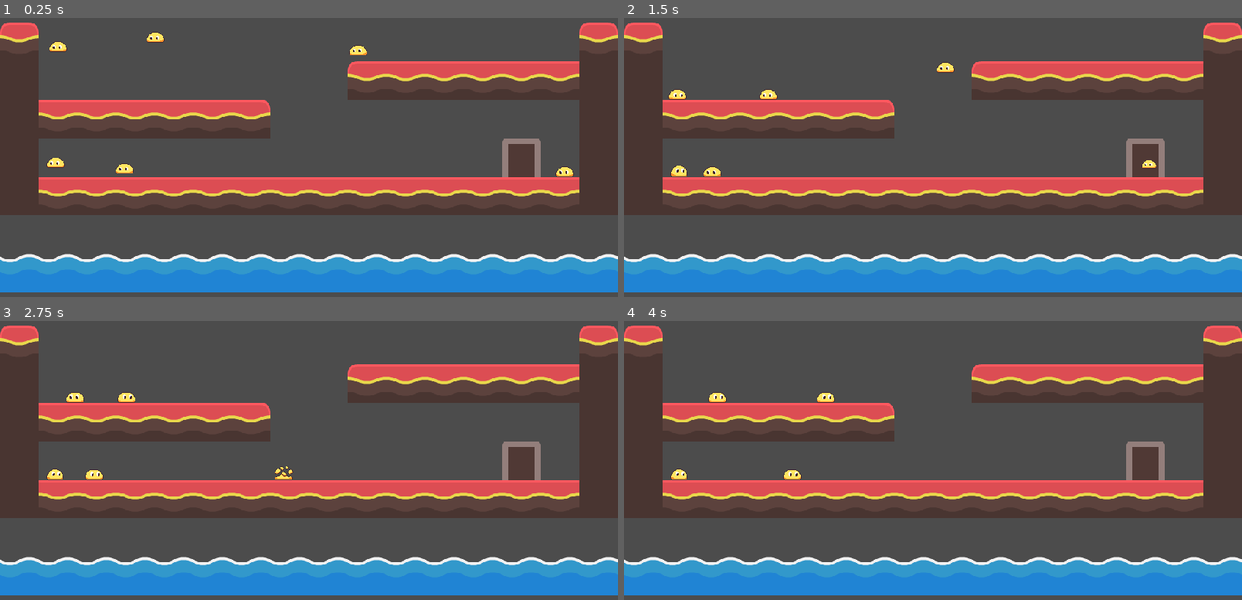
Above: before the commit, frames 1-4 (two rows, left to right).
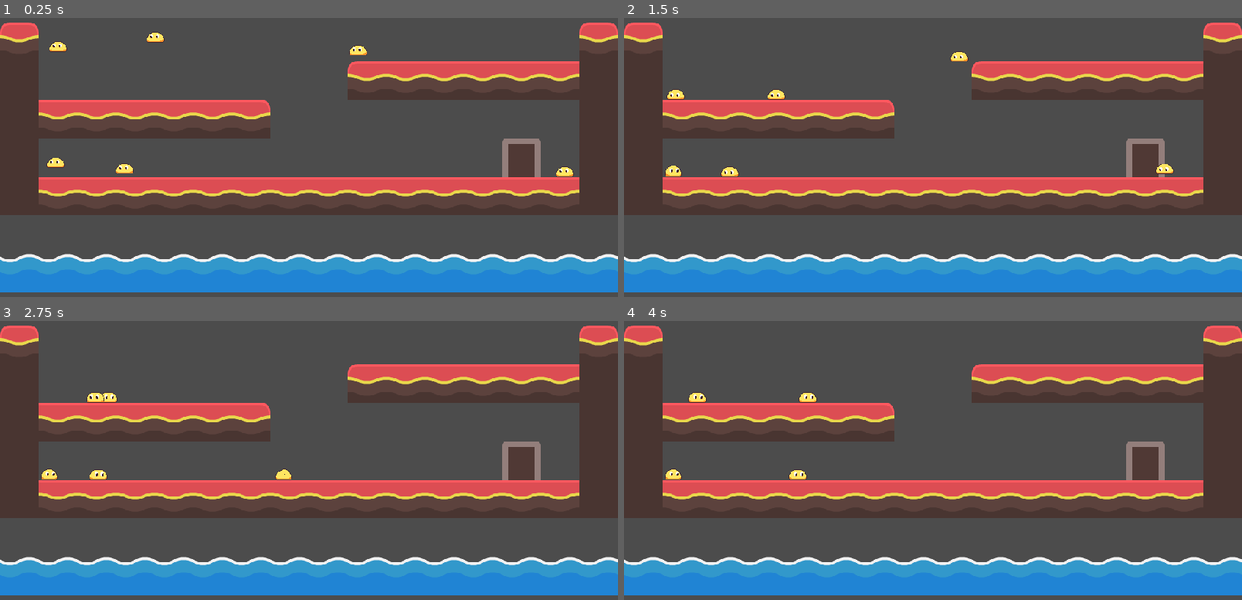
Above: after the commit, the same moments.

Repository: MitchMakesThings/Godot-Things
Game: Godot game, scene res://TEMP/TestTileMap.tscn
The game is run twice, just before and just after one commit, with the same random seed, the same clock (stepped at 60 frames per second) and the same inputs.
Inputs (mouse positions are in pixels of both pictures, inside the frame that each line leads up to):
- Up to frame 1 (0.25 s): no input
- Up to frame 2 (1.5 s): move the mouse to (679, 65) at 0.52 s; tap Space (ui_select) at 0.6, 0.77, 1.07, 1.35 s; click (679, 65) at 0.67 s; move the mouse to (673, 171) at 1.27 s; click (673, 171) at 1.42 s
- Up to frame 3 (2.75 s): tap Space (ui_select) at 1.52, 1.82, 2.1 s; move the mouse to (519, 468) at 2.02 s; click (519, 468) at 2.17 s
- Up to frame 4 (4 s): move the mouse to (716, 474) at 2.77 s; tap Space (ui_select) at 2.85, 3.02, 3.32, 3.6, 3.77 s; click (716, 474) at 2.92 s; move the mouse to (685, 396) at 3.52 s; click (685, 396) at 3.67 s

The runs differ from the first frame. In frame 1, less than 0.1% of the frame differs, in the area x 8-92%, y 5-57%; in frame 2, 0.7%, in the area x 6-89%, y 11-57%; in frame 3, 0.6%; in frame 4, 0.6%.

Commit message:
Adding start_game method to GameManager. This is called from the GameManager checking for space bar being pressed. Changed slime default behaviour to a new idle state. This just stands in place and plays the idle animation. They'll transition to their next state once the game is started. Moved tileset, because it's no longer temp. It works how I want :) Added intro level, which will show why you need to micromanage dumb little slimes! Sets me up to start thinking about levels and tutorials. UI stuff might be next.

Diff:
--- a/Game/GameManager.gd
+++ b/Game/GameManager.gd
@@ -2,9 +2,13 @@
 
 var _units := []
 var _score := 0
+var _total_units := 0 # Total number of units that were added to the scene
+
+var _is_game_running := false
 
 func add_unit(unit) -> void:
 	_units.append(unit)
+	_total_units += 1
 
 func remove_unit(unit) -> void:
 	var index = _units.find(unit)
@@ -20,7 +24,24 @@
 func get_score() -> int:
 	return _score
 
+# This needs to be called to start the game!
+# Any initialisation stuff can start here
+# Then we'll ask each unit to proceed to their next state
+func start_game() -> void:
+	for unit in _units:
+		var slime = unit as Slime
+		assert(slime)
+		slime.get_state_machine().next_state()
+	_is_game_running = true
+
+# TODO move this somewhere sensible!
+func _process(_delta):
+	if !_is_game_running and Input.is_action_just_pressed("ui_select"):
+		start_game()
+
 func _physics_process(_delta):
 	# TODO move somewhere better than physics process!
 	if count_units() <= 0:
+		_is_game_running = false
 		print("Game over! Score: ", _score)
+		# TODO emit signal etc
--- /dev/null
+++ b/Game/Levels/1. Intro.tscn
@@ -0,0 +1,16 @@
+[gd_scene load_steps=4 format=2]
+
+[ext_resource path="res://Levels/TestTileMap.tres" type="TileSet" id=1]
+[ext_resource path="res://Props/Door.tscn" type="PackedScene" id=2]
+[ext_resource path="res://Workers/Slime.tscn" type="PackedScene" id=3]
+
+[node name="TileMap" type="TileMap"]
+tile_set = ExtResource( 1 )
+format = 1
+tile_data = PoolIntArray( 393219, 0, 4, 393225, 0, 4, 458755, 0, 0, 458756, 0, 2, 458757, 0, 2, 458758, 0, 2, 458759, 0, 2, 458760, 0, 2, 458761, 0, 0 )
+
+[node name="Door" parent="." instance=ExtResource( 2 )]
+position = Vector2( 544, 448 )
+
+[node name="Slime" parent="." instance=ExtResource( 3 )]
+position = Vector2( 408, 448 )
--- /dev/null
+++ b/Game/StateMachines/IdleState.gd
@@ -0,0 +1,7 @@
+extends State
+class_name IdleState
+
+func enter(_extra_params := []) -> void:
+	.enter(_extra_params)
+	assert(_slime)
+	_slime.get_animated_sprite().play("idle")
--- a/Game/StateMachines/StateMachine.gd
+++ b/Game/StateMachines/StateMachine.gd
@@ -37,6 +37,11 @@
 	_current_state = newState
 	_current_state.enter(extra_params)
 
+func next_state() -> void:
+	var nextChildIndex = _current_state.get_index() + 1
+	assert(get_children().size() >= nextChildIndex)
+	set_state(get_child(nextChildIndex).name)
+
 func process(delta : float) -> void:
 	assert(_current_state)
 	if _current_state.IsReady:
--- a/Game/TEMP/TestTileMap.tscn
+++ b/Game/TEMP/TestTileMap.tscn
@@ -1,6 +1,6 @@
 [gd_scene load_steps=5 format=2]
 
-[ext_resource path="res://TEMP/TestTileMap.tres" type="TileSet" id=1]
+[ext_resource path="res://Levels/TestTileMap.tres" type="TileSet" id=1]
 [ext_resource path="res://Workers/Slime.tscn" type="PackedScene" id=2]
 [ext_resource path="res://TEMP/TestTileMap.gd" type="Script" id=3]
 [ext_resource path="res://Props/Door.tscn" type="PackedScene" id=4]
--- a/Game/Workers/Slime.tscn
+++ b/Game/Workers/Slime.tscn
@@ -7,6 +7,7 @@
 [ext_resource path="res://StateMachines/DefaultState.gd" type="Script" id=5]
 [ext_resource path="res://StateMachines/DeathState.gd" type="Script" id=6]
 [ext_resource path="res://StateMachines/EscapeState.gd" type="Script" id=7]
+[ext_resource path="res://StateMachines/IdleState.gd" type="Script" id=8]
 
 [sub_resource type="RectangleShape2D" id=1]
 extents = Vector2( 13.8956, 10 )
@@ -28,6 +29,9 @@
 
 [node name="StateMachine" parent="." instance=ExtResource( 3 )]
 
+[node name="Idle" type="Node" parent="StateMachine"]
+script = ExtResource( 8 )
+
 [node name="Default" type="Node" parent="StateMachine"]
 script = ExtResource( 5 )
 
--- a/Game/project.godot
+++ b/Game/project.godot
@@ -29,6 +29,11 @@
 "language": "GDScript",
 "path": "res://StateMachines/EscapeState.gd"
 }, {
+"base": "State",
+"class": "IdleState",
+"language": "GDScript",
+"path": "res://StateMachines/IdleState.gd"
+}, {
 "base": "KinematicBody2D",
 "class": "Slime",
 "language": "GDScript",
@@ -49,6 +54,7 @@
 "DeathState": "",
 "DefaultState": "",
 "EscapeState": "",
+"IdleState": "",
 "Slime": "",
 "State": "",
 "StateMachine": ""
Renamed: Game/TEMP/TestTileMap.tres -> Game/Levels/TestTileMap.tres
Not shown: 1 places in Game/Workers/Slime.tscn that only renumber resources
